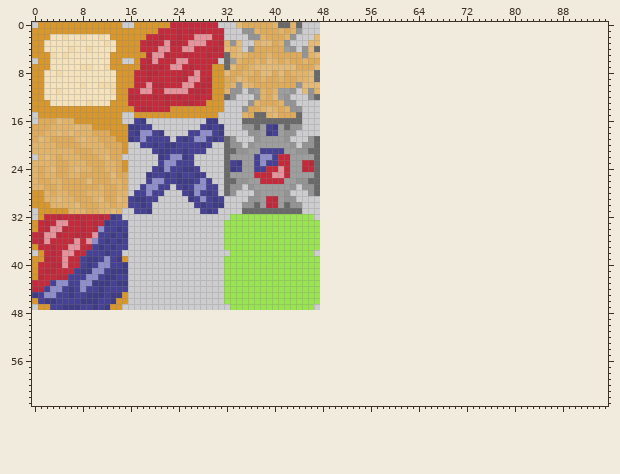
A pixel-art file gets an edit: Sprites/Nodes.aseprite. Above: the version before the commit.
48x48 pixels, 1 frame. The old version is drawn lined up with the new one, on the new canvas.
And afterwards:
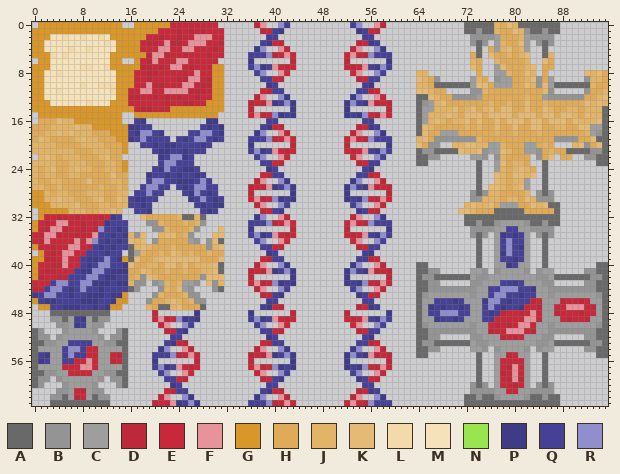
Palette (. is transparent): A #696969  B #949494  C #9e9e9e  D #bd283a  E #c8293a  F #e8929c  G #d99729  H #dfab58  J #e3b468  K #e5ba76  L #f2daab  M #f5e2ba  N #99e550  P #3f3b87  Q #464196  R #918ecd
Edits made:
canvas 48x48 -> 96x64
Changed rows in their new state; - is an unchanged pixel.
first column x 0:
 0 ----------------------------------...DF..RQ..--------QR--FD-------------AAAAAJHKJAAAAAAA--------
 1 -----------------------------------...DEQP...---------PQED--------------AABAAJHHKJBAABAA--------
 2 ------------------------------------...QQ...---.-------QQ----------------BBBBCHHHJCBBBB---------
 3 --------------------------------...--.QPED.---..------DEPQ---------------BAB-CJHHKC-BAB---------
 4 --------------------------------...-.PR..FD.-...-----DF--RP---------------A-HCJKHJC--A----------
 5 --------------------------------....QQQRDEFE....----EFEDRQQQ-------------HA-KHHJHJK--AJ---------
 6 --------------------------------....P......D....----D------P-------------JH--JHHHHJ--KH---------
 7 --------------------------------....QRPQFEDE....----EDEFQPRQ-------------KH--CKHHHJK-HH---------
 8 --------------------------------.....QR..FE.....-----EF--RQ-----JJ--------H--CCJHHKJ-H------KJKH
 9 --------------------------------......QQED......------DEQQ------KJHB-----CJH-BCCHHJKBHC-----BJJH
10 --------------------------------.......PQ.......-------QP-------JJHAAAAAACKKHCCCHHKJBKCAAAAAAJHH
11 --------------------------------...-..EDQQ..-...------QQDE------KKJHH----BBJHHHHHHHHHKB-----BHHJ
12 --------------------------------..---DF..RP---..-----PR--FD-----AAKJHHBBBBCHHHHHHHJHHCBBBBBBHHJK
13 ------------------------------------DEDFPQRP--------PRQPFDED----ABCJKHHHHHHHJHHJHHKHHJHHHHHHKJKJ
14 -----------------------------------.D......P.-------P------D----ACCJJJKHJKHJKHKKHHKHHKJHHJJHJJJA
15 -----------------------------------.EFDERPQP.-------PQPREDFE----ACJJJKJHKKKHKKKKHKKKHKKHKKJHKJJA
16 -----------------------------------....QQ....----------QQ-------ACJKJHJJKHKHHKHKKKHKKHKKKHKJJJKA
17 -----------------------------------...QPED...---------DEPQ------AKJHHHHHJHJHHKHHKHHKKHHJJHHKKCCA
18 ------------------------------------.PR..FD.---------DF--RP-----AKHHCCCHHHHHHJHHJHHHJHHHHHHHJCBA
19 --------------------------------..--QQQRDEFE--..----EFEDRQQQ----JKHBBBBBBBJHHHHHHHHHHHHBBBBHHKAA
20 --------------------------------...-P......D-...----D------P----KHBB--JJKKJJCCJHHHCCHJH---JKBHKA
21 --------------------------------....QRP-FEDE....----EDEFQPRQ----ABBAAAAKJJKBCCKJHHCCBHJHHAAAABBA
22 --------------------------------.....--..F-.....-----EF--RQ-----AABB-----CCB-BJHHHH-BHK-HH--BBAA
23 --------------------------------......Q-ED......------DEQQ------AA--------A--CKHJJH--A--------AA
24 --------------------------------.......PQ.......-------QP-----------------A--CJHJKJH-A----------
25 --------------------------------......-DQQ......------QQDE----------------A--KJHKKJK-A----------
26 --------------------------------.....DF..RP.....-----PR--FD---------------A--KJHJJC--A----------
27 --------------------------------...-DEDFPQRP-...----PRQPFDED--------------A-KKJHJKC--A----------
28 --------------------------------..--D......P--..----P------D-------------BABJJHHHHJ-BAB---------
29 ------------------------------------EFD-RPQP--------PQPREDFE-------------BBJJJHJJHKJBBB---------
30 -----------------------------------..DF..RQ..--------QR--FD-------------JKJJKHCCCHHKJKAA--------
31 -----------------------------------...DEQP...---------PQED-------------KKJHHHAAAAAHHHHHA--------
32 ------------------KHHHHHJAAJA----....PR..FD....------DF--RP-------------AAAAAAAAAAAAAAAA--------
33 -------------------BBJHHHJHJB---....QQQRDEFE....----EFEDRQQQ------------AABAABCCCCBAABAA--------
34 --------------------BBJHHHJB---K....P......D....----D------P-------------BBBBCCQQCCBBBB---------
35 ----------------JBK--JKKHJB---KK....QRPQFEDE....----EDEFQPRQ-------------BAB-CPQPQC-BAB---------
36 ----------------KJK-BHHHHHCB-BKA.....QR..FE.....-----EF--RQ---------------A--CQRQQC--A----------
37 ----------------AJKJHHHJHHHHHBJK......QQED......------DEQQ----------------A--CQRQPC--A----------
38 ----------------ACJHHJHKJHJHHJHH-......PQ......--------QP-----------------A--CPRQQC--A----------
39 ----------------AKHHJKKKKKKKHHHK......EDQQ......------QQDE----------------A--CQQPQC--A----------
40 ----------------KHHJJHKKHKHJJJKA.....DF..RP.....-----PR--FD-----AA--------A--CCPQCC--A--------AA
41 ----------------HHKJHHJHHJHHJJKA....DEDFPQRP....----PRQPFDED----AABB-----CCB-BCCCCB-BCC-----BBAA
42 ----------------HJBKJHHHHHHHBKKK....D......P....----P------D----ABBAAAAAACBBCCCCCCCCBBCAAAAAABBA
43 ----------------JBB-BCJHJCCB-KBJ....EFDERPQP....----PQPREDFE----AABB-----BBCCCQQPQCCCBB-----BBAA
44 ----------------AB---BJHKCB---BA.....DF..RQ.....-----QR--FD-----AABBBBBBBBCCQQRRRQQPCCBBBBBBBBAA
45 --------------------BJHHHJBB----......DEQP......------PQED------ABCCCCCCCBCCQRRQQPQQCCBCCCCCCCBA
46 -------------------BHHJKJHJBB---.......QQ.......-------QQ-------ACCQQQPQCCCPRRQPQQQDECCCDEEDECCA
47 -------------------JHAAJKHHHA----.....QPED.....-------DEPQ------ACPQPQQPQCCQRQPQQPEEDCCEEFFFEDCA
48 ---AAAAAAAAAA-------D------P--------P------D--------D------P----ACQQRRRQQCCQPQDEEDEFECCDEEEDEECA
49 ---BBACQPCABB-------EFDERPQP--------QRPQFEDE--------EDEFQPRQ----ACCPQQPQCCCQQEEEEEFFECCCEDEEDCCA
50 ----BBCPQCBB---------DF--RQ----------QR--FE----------EF--RQ-----ABCCCCCCCBCCEDEDEFFECCBCCCCCCCBA
51 AB---BCCCCB---BA------DEQP------------QQED------------DEQQ------AABBBBBBBBCCDEEFFFEDCCBBBBBBBBAA
52 ABB-BCCCCCCB-BBA-------QQ--------------PQ--------------QP-------AABB-----BBCCCDEDECCCBB-----BBAA
53 AABBCCQQQQCCBBAA------QPED------------EDQQ------------QQDE------ABBAAAAAACBBCCCCCCCCBBCAAAAAABBA
54 ACCCCQRRQEECCCCA-----PR--FD----------DF--RP----------PR--FD-----AABB-----CCB-BCCCCB-BCC-----BBAA
55 AQPCCQRQQEECCEDA----QQQRDEFE--------DEDFPQRP--------PRQPFDED----AA--------A--CCDECC--A--------AA
56 APQCCQQEEFECCDEA----P------D--------D------P--------P------D--------------A--CEEEEC--A----------
57 ACCCCEEEFFECCCCA----QRPQFEDE--------EFDERPQP--------PQPREDFE--------------A--CEDFEC--A----------
58 AABBCCEEEECCBBAA-----QR--FE----------DF--RQ----------QR--FD---------------A--CDEFEC--A----------
59 ABB-BCCCCCCB-BBA------QQED------------DEQP------------PQED----------------A--CEDFDC--A----------
60 AB---BCCCCB---BA-------PQ--------------QQ--------------QQ----------------BAB-CEEDEC-BAB---------
61 ----BBCEDCBB----------EDQQ------------QPED------------DEPQ---------------BBBBCCEECCBBBB---------
62 ---BBACDECABB--------DF--RP----------PR--FD----------DF--RP-------------AABAABCCCCBAABAA--------
63 ---AAAAAAAAAA-------DEDFPQRP--------QQQRDEFE--------EFEDRQQQ------------AAAAAAAAAAAAAAAA--------
Pixel boxes of the changes (left, top, right, bottom) in both pictures:
changed: (32, 22, 320, 406)
added: (344, 22, 392, 406)
added: (416, 22, 608, 406)
